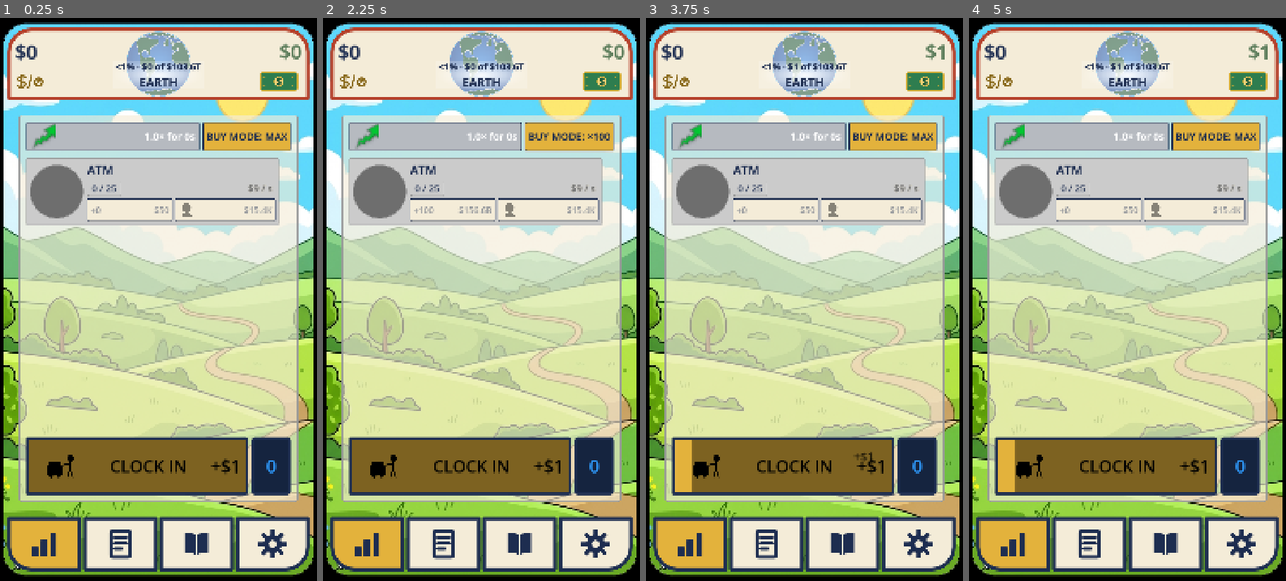
Above: before the commit, frames 1-4 (left to right).
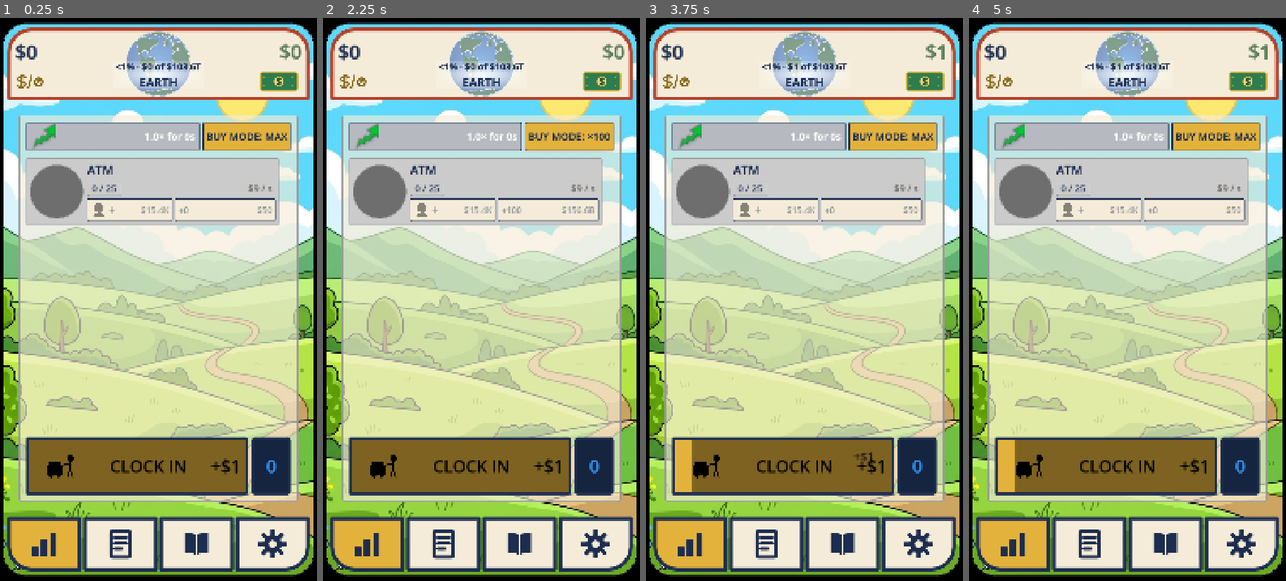
Above: after the commit, the same moments.

Repository: TimGoergen/american-tycoon
Game: Godot game, scene res://Main.tscn
Same seed, same stepped clock (60 frames per second), same inputs: the game is played once before the commit and once after it.
Inputs (mouse positions are in pixels of both pictures, inside the frame that each line leads up to):
- Up to frame 1 (0.25 s): no input
- Up to frame 2 (2.25 s): click "BUY MODE: MAX" at 0.5 s; click "BUY MODE: ×1" at 1.25 s; click "BUY MODE: ×10" at 2 s
- Up to frame 3 (3.75 s): click "BUY MODE: ×100" at 2.75 s; click (782, 468) at 3.5 s
- Up to frame 4 (5 s): click (1013, 541) at 4.27 s

The runs differ from the first frame. In frame 1, 0.3% of the frame differs, in the area x 28-86%, y 32-36%; in frame 2, 0.3%; in frame 3, 0.3%; in frame 4, 0.3%.

Commit message:
Property-row staff zone: level in the portrait, hire beside it as icon+
Tim's revamp (2026-07-05), making hiring read intuitively:
- ManagerCircle: the staff art shrinks slightly and rises; "LVL n"
  draws in black beneath it inside the disc (hidden until level 1,
  visible in every state incl. while rushing). Disc size unchanged -
  it stays the full-height start/rush tap target.
- PropertyRow: hire button moved FIRST in the button row, adjacent to
  the portrait, so who/level/grow group on the left. It is now a pure
  action - headshot icon + a large "+" + the next rung's price (the
  level readout moved to the portrait). Slightly narrower (0.85 vs
  buy's 1.0); the freed width goes to the buy button's longer labels.
  MAX state keeps icon+plus grayed with "MAX" as the price.

Co-Authored-By: Claude Fable 5 <noreply@anthropic.com>
Claude-Session: https://claude.ai/code/session_01V2mTLbKztKGNf3y2Xw5aUW

Diff:
--- a/game/scripts/ui/ManagerCircle.gd
+++ b/game/scripts/ui/ManagerCircle.gd
@@ -36,6 +36,17 @@
 ## centered and a little inside the outline ring.
 const ICON_DIAMETER_FRACTION := 0.58
 
+# The staff LEVEL readout lives inside the disc (Tim, 2026-07-05: the portrait shows the
+# CURRENT level; the hire button beside it is a pure buy action). When a level shows, the
+# staffer art shrinks a touch and rises to make room, and "LVL n" draws in black beneath
+# it. The disc's SIZE never changes — it is also the start/rush tap target — only the art
+# inside rearranges. All fractions are of the circle's radius/diameter.
+const LEVELED_ICON_DIAMETER_FRACTION := 0.50      # slightly smaller icon when the level shows
+const LEVELED_PORTRAIT_DIAMETER_FRACTION := 0.78  # authored portraits fill the disc normally; less when leveled
+const LEVELED_ICON_RAISE_FRACTION := 0.18         # how far (× radius) the art rises
+const LEVEL_TEXT_BASELINE_FRACTION := 0.62        # text baseline below center (× radius)
+const LEVEL_FONT_FRACTION := 0.30                 # font size (× radius)
+
 enum PortraitMode { LOCKED, UNSTAFFED, STAFFED }
 
 var _mode: int = PortraitMode.LOCKED
@@ -44,6 +55,8 @@
 ## True while the player is actively rushing this property (button held on an interactive
 ## portrait): the state icon becomes the infinity symbol regardless of staffed/unstaffed.
 var _show_rush_icon := false
+## The property's current staff-ladder level, shown inside the disc (0 = hidden).
+var _staff_level := 0
 
 ## The transparent button overlaying the circle — the actual tap/hold target.
 var _button: Button
@@ -66,17 +79,20 @@
 ##   portrait     — authored head-shot texture, or null to fall back to the headshot icon.
 ##   show_rush_icon — draw the infinity icon (player is actively rushing).
 ##   interactive  — whether taps/holds are accepted (start/rush allowed right now).
+##   staff_level  — the current staff-ladder level, drawn inside the disc (0 = none).
 func set_state(
 		mode: int,
 		accent: Color,
 		portrait: Texture2D,
 		show_rush_icon: bool,
-		interactive: bool
+		interactive: bool,
+		staff_level: int
 ) -> void:
 	_mode = mode
 	_accent = accent
 	_portrait = portrait
 	_show_rush_icon = show_rush_icon
+	_staff_level = staff_level
 	# A non-interactive portrait (locked, or an automated non-top property) must not eat
 	# taps OR scroll drags, so disable it AND let pointer events pass through to the ladder.
 	_button.disabled = not interactive
@@ -106,26 +122,50 @@
 	var background := _accent if _mode == PortraitMode.STAFFED else UiPalette.SILVER
 	draw_circle(center, radius - OUTLINE_WIDTH, background)
 
+	# When a staff level shows, the art shrinks and rises so the "LVL n" text fits
+	# beneath it. The level stays visible in EVERY state — including while rushing —
+	# so the value never blinks away under the player's finger (Tim, 2026-07-05).
+	var show_level := _staff_level >= 1
+	var icon_center := center
+	var icon_fraction := ICON_DIAMETER_FRACTION
+	if show_level:
+		icon_center = center - Vector2(0.0, radius * LEVELED_ICON_RAISE_FRACTION)
+		icon_fraction = LEVELED_ICON_DIAMETER_FRACTION
+
 	# Icon on top. Actively rushing always shows the infinity symbol; otherwise a staffed
 	# property shows its staffer (authored portrait, or the dark-gray headshot fallback) and
 	# an unstaffed one shows the restart icon.
 	if _show_rush_icon:
-		_draw_icon(INFINITY_TEX, UiPalette.NAVY, radius, center)
+		_draw_icon(INFINITY_TEX, UiPalette.NAVY, radius * icon_fraction, icon_center)
 	elif _mode == PortraitMode.STAFFED:
 		if _portrait != null:
-			var box := Rect2(center - Vector2(radius, radius), Vector2(radius, radius) * 2.0)
+			# An authored portrait fills the whole disc normally; when the level shows it
+			# follows the same shrink-and-raise as the icons (at its own, larger fraction —
+			# portrait art is composed to be seen full-bleed, unlike the padded glyph icons).
+			var portrait_side := radius * 2.0 \
+					* (LEVELED_PORTRAIT_DIAMETER_FRACTION if show_level else 1.0)
+			var box := Rect2(icon_center - Vector2(portrait_side, portrait_side) / 2.0,
+					Vector2(portrait_side, portrait_side))
 			draw_texture_rect(_portrait, box, false)
 		else:
-			_draw_icon(HEADSHOT_TEX, UiPalette.DARK_GRAY, radius, center)
+			_draw_icon(HEADSHOT_TEX, UiPalette.DARK_GRAY, radius * icon_fraction, icon_center)
 	else:
-		_draw_icon(RESTART_TEX, UiPalette.NAVY, radius, center)
+		_draw_icon(RESTART_TEX, UiPalette.NAVY, radius * icon_fraction, icon_center)
+
+	if show_level:
+		var font := get_theme_default_font()
+		var font_size := maxi(14, int(radius * LEVEL_FONT_FRACTION))
+		var baseline_y := center.y + radius * LEVEL_TEXT_BASELINE_FRACTION
+		draw_string(font, Vector2(0.0, baseline_y), "LVL %d" % _staff_level,
+				HORIZONTAL_ALIGNMENT_CENTER, size.x, font_size, Color.BLACK)
 
 	# Navy outline ring on top, so the edge stays crisp over any fill or icon.
 	draw_arc(center, radius - OUTLINE_WIDTH, 0.0, TAU, 64, UiPalette.NAVY, OUTLINE_WIDTH, true)
 
 
-## Draw one white-authored state icon, tinted to `color`, centered in the circle.
-func _draw_icon(texture: Texture2D, color: Color, radius: float, center: Vector2) -> void:
-	var box_side := radius * 2.0 * ICON_DIAMETER_FRACTION
+## Draw one white-authored state icon, tinted to `color`, in a box whose side is the
+## given half-diameter × 2 (the caller pre-scales for the leveled/plain layouts).
+func _draw_icon(texture: Texture2D, color: Color, half_side: float, center: Vector2) -> void:
+	var box_side := half_side * 2.0
 	var box := Rect2(center - Vector2(box_side, box_side) / 2.0, Vector2(box_side, box_side))
 	draw_texture_rect(texture, box, false, color)
--- a/game/scripts/ui/PropertyRow.gd
+++ b/game/scripts/ui/PropertyRow.gd
@@ -142,6 +142,9 @@
 const BUTTON_LABEL_FONT_SIZE := 30
 ## Side length of the headshot icon that stands in for the word "HIRE"/"UPGRADE".
 const HIRE_ICON_SIZE := 56
+## The permanent "+" beside the hire button's headshot — bigger than the cost text so
+## icon + plus read together as one "add staff" symbol (Tim, 2026-07-05).
+const HIRE_PLUS_FONT_SIZE := 42
 
 ## Property-row readability pass (Tim, 2026-07-01): the row is taller and its labels bigger.
 ## The property NAME reads in bold on the top line at this size.
@@ -162,10 +165,10 @@
 var _buy_caption_label: Label
 var _buy_cost_label: Label
 var _hire_button: Button
-var _hire_left_label: Label
+## The permanent "+" between the hire button's headshot icon and its price.
+var _hire_plus_label: Label
 var _hire_cost_label: Label
-## Small headshot icon shown on the hire button in place of the word "HIRE"/"UPGRADE"
-## (Tim, 2026-06-22); hidden in the fully-staffed state, where the staffer name shows.
+## Small headshot icon on the hire button, standing in for the word "HIRE" (Tim, 2026-06-22).
 var _hire_icon: TextureRect
 
 ## Which hire-button look is currently applied, so the stylebox is only rebuilt when
@@ -301,13 +304,44 @@
 	button_line.add_theme_constant_override("separation", 8)
 	column.add_child(button_line)
 
+	# The HIRE button sits FIRST — next to the staff portrait — so everything staff-related
+	# groups on the row's left side (Tim, 2026-07-05: portrait shows who + their level, the
+	# button beside it grows them). It reads as a pure action: the headshot icon, a plus
+	# sign, and the next rung's price — the level readout itself lives in the portrait now.
+	_hire_button = Button.new()
+	_hire_button.size_flags_horizontal = Control.SIZE_EXPAND_FILL
+	# A little narrower than the buy button (0.85 : 1.0 ≈ a 46/54 split) — the freed width
+	# goes to BUY, whose "BUY ×N" + cost labels are the longer text (Tim, 2026-07-05).
+	_hire_button.size_flags_stretch_ratio = 0.85
+	_hire_button.custom_minimum_size = Vector2(0, BUTTON_ROW_HEIGHT)
+	UiPalette.style_button(_hire_button, false)
+	# Connected ONCE here (a per-refresh reconnect would stack handlers and double-fire).
+	_hire_button.pressed.connect(_on_hire_pressed)
+	var hire_labels := _add_split_button_labels(_hire_button)
+	_hire_plus_label = hire_labels[0]
+	_hire_cost_label = hire_labels[1]
+	# The left label is a permanent "+" beside the headshot — together they read "add
+	# staff". Larger than the button's cost text so the glyph carries as a symbol.
+	_hire_plus_label.text = "+"
+	_hire_plus_label.add_theme_font_size_override("font_size", HIRE_PLUS_FONT_SIZE)
+
+	# Headshot icon at the left of the hire button, standing in for the "HIRE"/"UPGRADE"
+	# word (Tim, 2026-06-22). Reuses the white-authored headshot, tinted navy to match
+	# the plate's text.
+	_hire_icon = TextureRect.new()
+	_hire_icon.texture = ManagerCircle.HEADSHOT_TEX
+	_hire_icon.custom_minimum_size = Vector2(HIRE_ICON_SIZE, HIRE_ICON_SIZE)
+	_hire_icon.expand_mode = TextureRect.EXPAND_IGNORE_SIZE
+	_hire_icon.stretch_mode = TextureRect.STRETCH_KEEP_ASPECT_CENTERED
+	_hire_icon.modulate = UiPalette.NAVY
+	_hire_icon.mouse_filter = Control.MOUSE_FILTER_IGNORE
+	var hire_row := _hire_plus_label.get_parent() as HBoxContainer
+	hire_row.add_child(_hire_icon)
+	hire_row.move_child(_hire_icon, 0)  # icon first, then the "+", then the cost
+	button_line.add_child(_hire_button)
+
 	_buy_button = Button.new()
 	_buy_button.size_flags_horizontal = Control.SIZE_EXPAND_FILL
-	# The hire button gets a slightly larger share of the row (Tim, 2026-07-01): both stretch
-	# to fill, but the buy button's stretch ratio is pulled a little below the hire button's
-	# default 1.0, so the split lands around 46% buy / 54% hire. (An earlier 0.65 ratio made
-	# the buy button too narrow — its "BUY ×N" and cost labels ran together.)
-	_buy_button.size_flags_stretch_ratio = 0.85
 	_buy_button.custom_minimum_size = Vector2(0, BUTTON_ROW_HEIGHT)
 	UiPalette.style_button(_buy_button, true)  # red: buying is a spend action (§8)
 	_buy_button.pressed.connect(func() -> void: buy_requested.emit(prop_index, _buy_mode))
@@ -315,33 +349,6 @@
 	_buy_caption_label = buy_labels[0]
 	_buy_cost_label = buy_labels[1]
 	button_line.add_child(_buy_button)
-
-	_hire_button = Button.new()
-	_hire_button.size_flags_horizontal = Control.SIZE_EXPAND_FILL
-	_hire_button.custom_minimum_size = Vector2(0, BUTTON_ROW_HEIGHT)
-	UiPalette.style_button(_hire_button, false)
-	# The hire button does double duty (hire/upgrade a tier, then level up within the epoch),
-	# so its single `pressed` is connected ONCE here and routed by state in _on_hire_pressed.
-	# Reconnecting it per-state would stack handlers and fire the action twice.
-	_hire_button.pressed.connect(_on_hire_pressed)
-	var hire_labels := _add_split_button_labels(_hire_button)
-	_hire_left_label = hire_labels[0]
-	_hire_cost_label = hire_labels[1]
-
-	# Headshot icon at the left of the hire button, standing in for the "HIRE"/"UPGRADE"
-	# word (Tim, 2026-06-22). Reuses the white-authored headshot, tinted navy to match the
-	# plate's text; hidden in the fully-staffed state (where the staffer name is shown).
-	_hire_icon = TextureRect.new()
-	_hire_icon.texture = ManagerCircle.HEADSHOT_TEX
-	_hire_icon.custom_minimum_size = Vector2(HIRE_ICON_SIZE, HIRE_ICON_SIZE)
-	_hire_icon.expand_mode = TextureRect.EXPAND_IGNORE_SIZE
-	_hire_icon.stretch_mode = TextureRect.STRETCH_KEEP_ASPECT_CENTERED
-	_hire_icon.modulate = UiPalette.NAVY
-	_hire_icon.mouse_filter = Control.MOUSE_FILTER_IGNORE
-	var hire_row := _hire_left_label.get_parent() as HBoxContainer
-	hire_row.add_child(_hire_icon)
-	hire_row.move_child(_hire_icon, 0)  # sit it before the (now empty) left label
-	button_line.add_child(_hire_button)
 
 	# Let a swipe that lands anywhere on the row (the panel, labels, or progress
 	# bars — anything that isn't one of the buttons above) scroll the ladder,
@@ -574,7 +581,8 @@
 	# The infinity "rushing" icon shows whether the primary Button or a secondary finger holds it.
 	var show_rush_icon := interactive and (_manager_circle.is_held() or _secondary_held("rush"))
 	_manager_circle.set_state(
-		portrait_mode, config.accent_color, config.manager_portrait, show_rush_icon, interactive
+		portrait_mode, config.accent_color, config.manager_portrait, show_rush_icon,
+		interactive, _prop.staff_level
 	)
 	# Income readout. For an OWNED rung: the cash paid each time the bar fills (per cycle),
 	# lit by the live frenzy multiplier so it matches what the player actually receives.
@@ -712,26 +720,21 @@
 
 
 ## Update the staff button for the property's sequential ladder (GDD §6.1, epoch-depth
-## redesign). ONE live state — the CURRENT level on the left, the NEXT rung's price on
-## the right — plus a faint-green MAX park when every level the reached epoch allows
-## has been bought. Because each block's price is fixed by its own epoch, the number on
-## this button can never silently jump at a first contact; a new block's bigger price
+## redesign). The button is a pure BUY action — headshot + "+" on the left, the NEXT
+## rung's price on the right (the current level shows in the portrait disc instead,
+## Tim 2026-07-05) — plus a faint-green MAX park when every level the reached epoch
+## allows has been bought. Because each block's price is fixed by its own epoch, the
+## number here can never silently jump at a first contact; a new block's bigger price
 ## only appears once the player has actually climbed to it (the 2026-07-03 bug fix).
 func _refresh_hire_button() -> void:
-	# The label reads where the staffer STANDS ("LVL n" = levels already bought), never
-	# the rung being sold — a staffing-level button should show the current level (Tim,
-	# 2026-07-05; it previously showed the next purchasable one). Blank while unstaffed
-	# ("LVL 0" would read oddly); the cost on the right always prices the NEXT rung.
-	_hire_icon.visible = true
-	_hire_left_label.text = "LVL %d" % _prop.staff_level if _prop.staff_level >= 1 else ""
-
 	# Cap reached: every level the reached epoch allows is bought. The next block unlocks
-	# at the next first contact, so the button parks on the faint-green "staffed" plate.
+	# at the next first contact, so the button parks on the faint-green "staffed" plate
+	# with the icon + plus grayed and "MAX" where the price was.
 	if _economy.is_staff_level_maxed(prop_index, _epoch.current_tier):
 		_apply_hire_styling(true)
 		_hire_cost_label.text = "MAX"
 		_hire_button.disabled = true
-		_set_split_label_color(_hire_left_label, _hire_cost_label, UiPalette.NAVY)
+		_set_split_label_color(_hire_plus_label, _hire_cost_label, UiPalette.NAVY)
 		_hire_icon.modulate = UiPalette.NAVY
 		return
 
@@ -743,7 +746,7 @@
 	# Navy on the live mustard plate, dimmed to match the disabled cream plate — applied to
 	# both labels and the headshot icon so they read as one.
 	var hire_color := Color(UiPalette.NAVY, 0.45) if _hire_button.disabled else UiPalette.NAVY
-	_set_split_label_color(_hire_left_label, _hire_cost_label, hire_color)
+	_set_split_label_color(_hire_plus_label, _hire_cost_label, hire_color)
 	_hire_icon.modulate = hire_color
 
 
